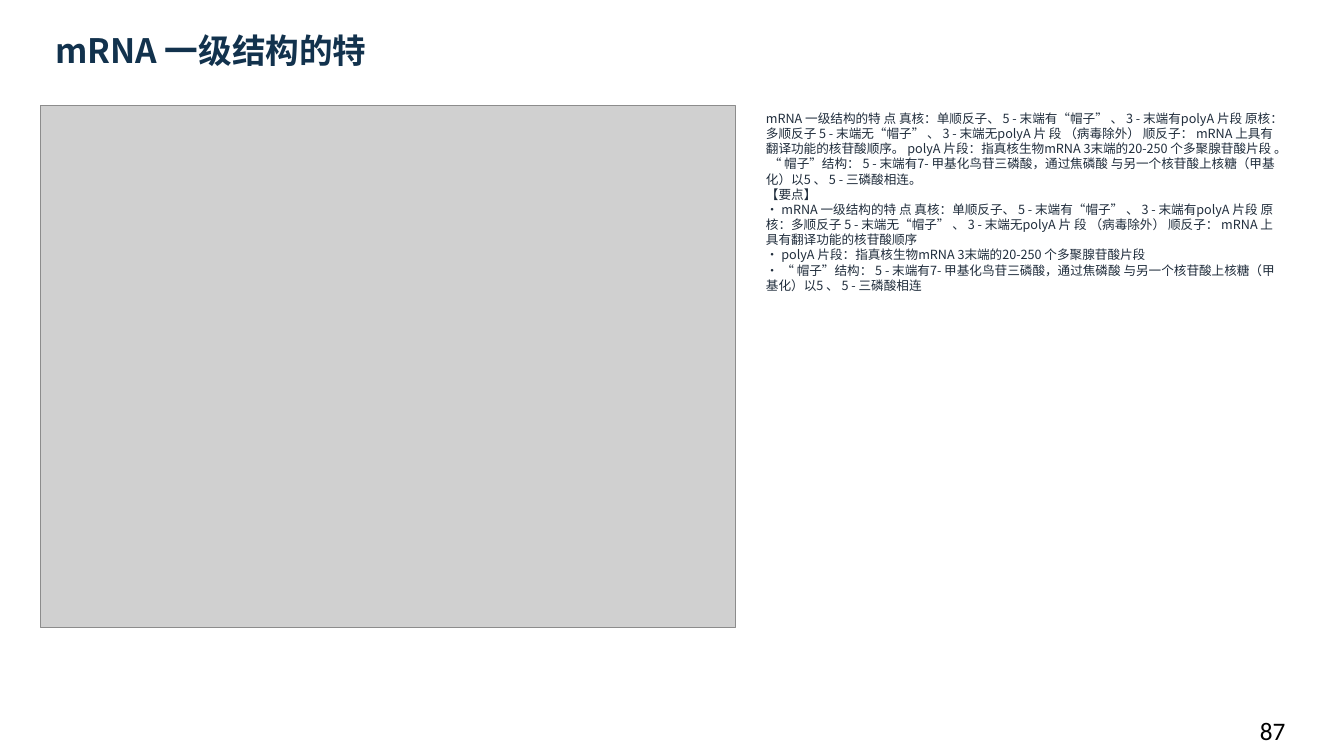
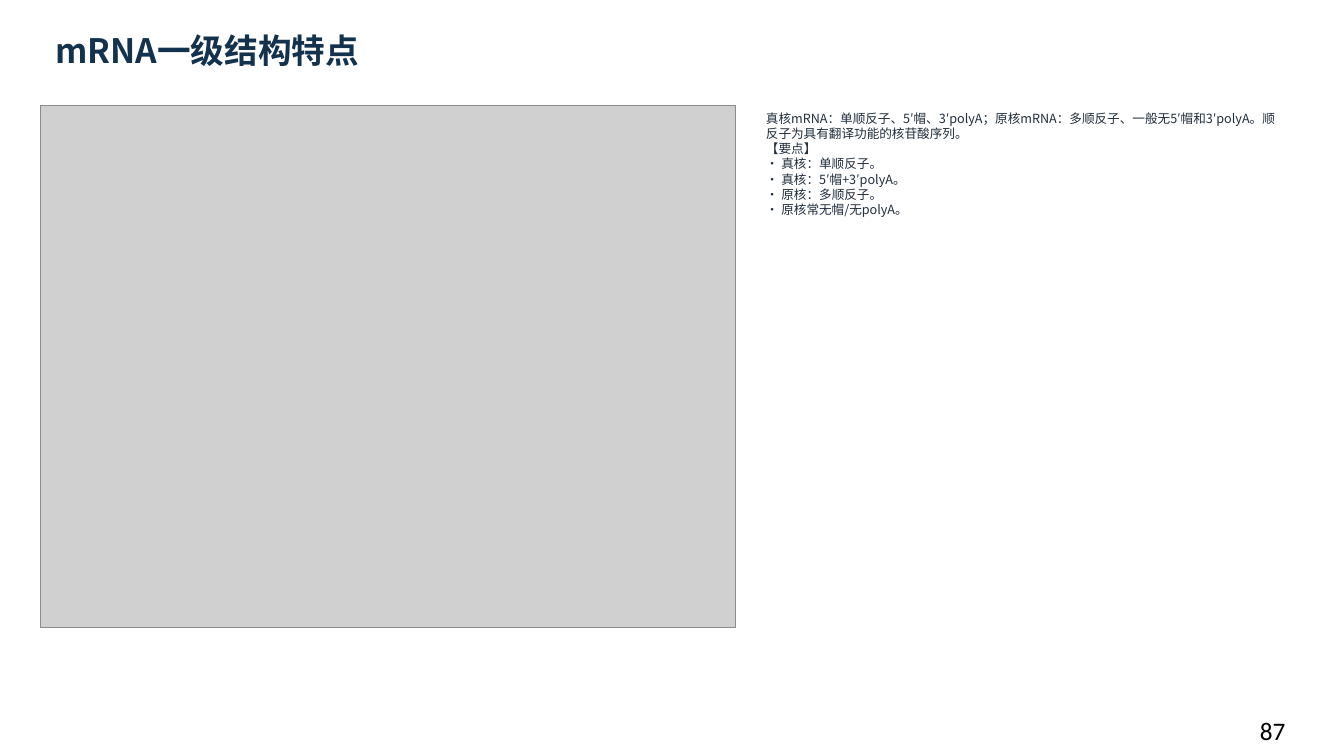
Before and after one commit to newkan-li/Biochemistry, a slide deck: slide 87 of downloads/bc11-ai-style.pptx. Drawn at 1344x756 pixels with LibreOffice and Linux fonts; fonts in the diff are those of the drawing; grey boxes stand for pictures. Boxes give left, top, right and bottom in pixels: in the first picture for what was removed or moved away, otherwise in the second. Text is boxed around its words. In the diff, an @@ line names an element or a change of style, - is before the commit and + after.

```diff
--- a/downloads/bc11-ai-style.pptx
+++ b/downloads/bc11-ai-style.pptx
@@ text at (x1=55, y1=34, x2=359, y2=66): text changed @@
-mRNA 一级结构的特
+mRNA一级结构特点
@@ text at (x1=766, y1=112, x2=1275, y2=217): text changed @@
-mRNA 一级结构的特 点 真核：单顺反子、 5 - 末端有“帽子” 、 3 - 末端有polyA 片段 原核：多顺反子 5 - 末端无“帽子” 、 3 - 末端无polyA 片 段 （病毒除外） 顺反子： mRNA 上具有翻译功能的核苷酸顺序。 polyA 片段：指真核生物mRNA 3末端的20-250 个多聚腺苷酸片段 。 “ 帽子”结构： 5 - 末端有7- 甲基化鸟苷三磷酸，通过焦磷酸 与另一个核苷酸上核糖（甲基化）以5 、 5 - 三磷酸相连。
-【要点】
-• mRNA 一级结构的特 点 真核：单顺反子、 5 - 末端有“帽子” 、 3 - 末端有polyA 片段 原核：多顺反子 5 - 末端无“帽子” 、 3 - 末端无polyA 片 段 （病毒除外） 顺反子： mRNA 上具有翻译功能的核苷酸顺序
-• polyA 片段：指真核生物mRNA 3末端的20-250 个多聚腺苷酸片段
-• “ 帽子”结构： 5 - 末端有7- 甲基化鸟苷三磷酸，通过焦磷酸 与另一个核苷酸上核糖（甲基化）以5 、 5 - 三磷酸相连
+真核mRNA：单顺反子、5′帽、3′polyA；原核mRNA：多顺反子、一般无5′帽和3′polyA。顺反子为具有翻译功能的核苷酸序列。
+【要点】
+• 真核：单顺反子。
+• 真核：5′帽+3′polyA。
+• 原核：多顺反子。
+• 原核常无帽/无polyA。
```
Also in this commit, not shown: 28 other slides changed, 6 other files.
